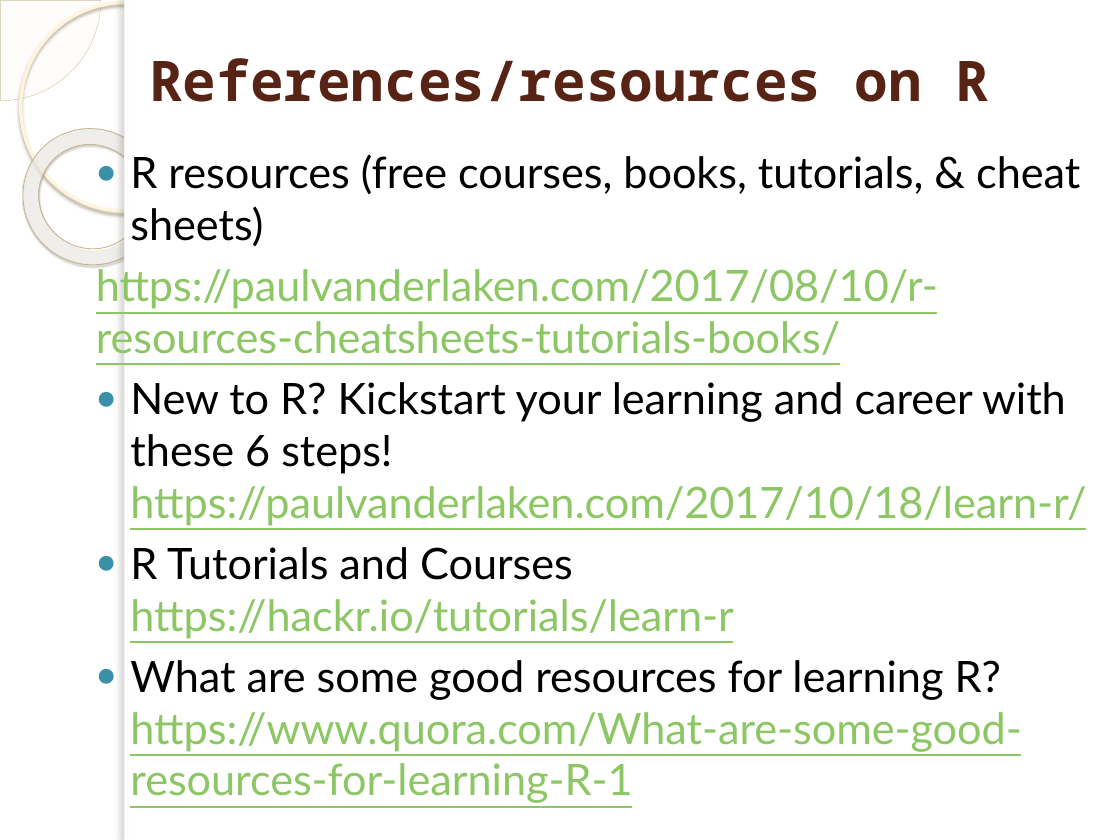
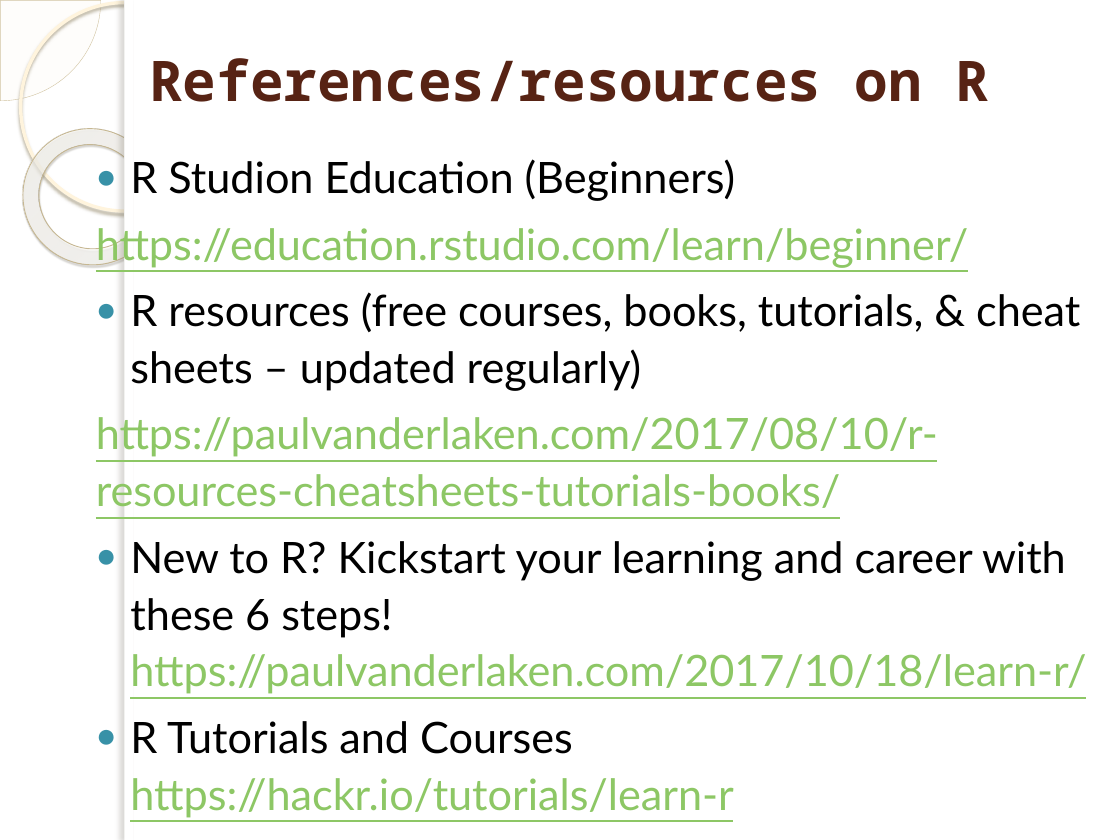
Before and after one commit to marinfotache/Data-Processing-Analysis-Science-with-R, a slide deck: slide 6 of 01 R_Introduction_Data Structures/01a_Introduction_to_R.pptx. Drawn at 1120x840 pixels with LibreOffice and Linux fonts; fonts in the diff are those of the drawing; background and template pictures are left out. Boxes give left, top, right and bottom in pixels: in the first picture for what was removed or moved away, otherwise in the second. Text is boxed around its words. In the diff, an @@ line names an element or a change of style, - is before the commit and + after.

```diff
--- a/01 R_Introduction_Data Structures/01a_Introduction_to_R.pptx
+++ b/01 R_Introduction_Data Structures/01a_Introduction_to_R.pptx
@@ text at (x1=96, y1=159, x2=1080, y2=391): text changed @@
-● R resources (free courses, books, tutorials, & cheat sheets)
+● R Studion Education (Beginners)
+https://education.rstudio.com/learn/beginner/
+● R resources (free courses, books, tutorials, & cheat sheets – updated regularly)
@@ text at (x1=96, y1=417, x2=1086, y2=818): line spacing 1 to 1.1 @@
@@ text at (x1=130, y1=660, x2=1021, y2=803): paragraph removed @@
-● What are some good resources for learning R? https://www.quora.com/What-are-some-good-resources-for-learning-R-1
```
Also in this commit, not shown: 5 other slides changed.
